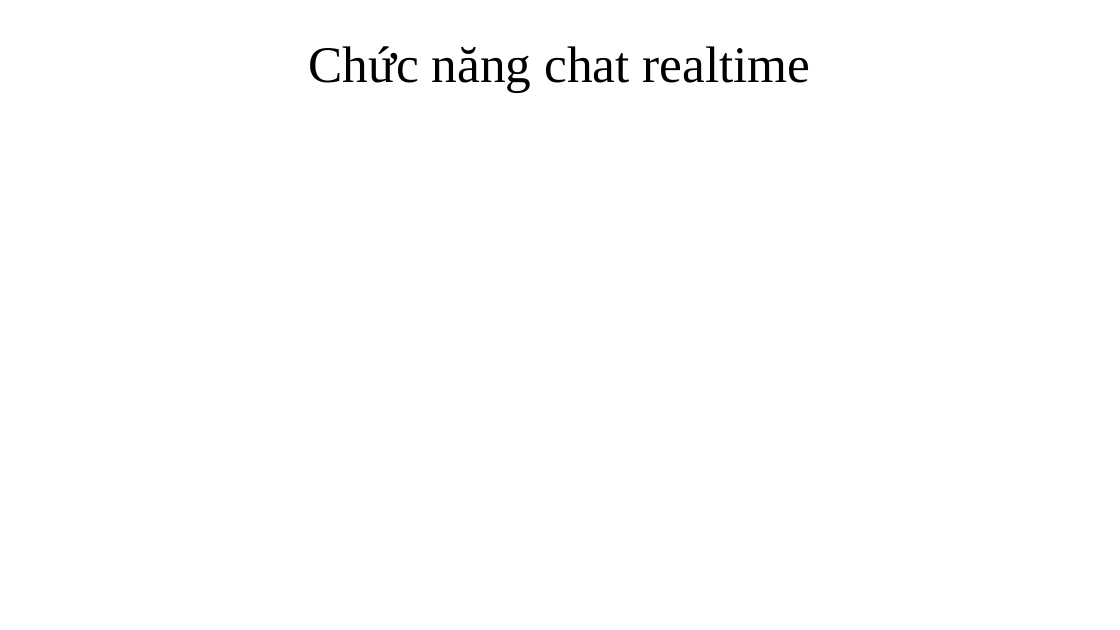
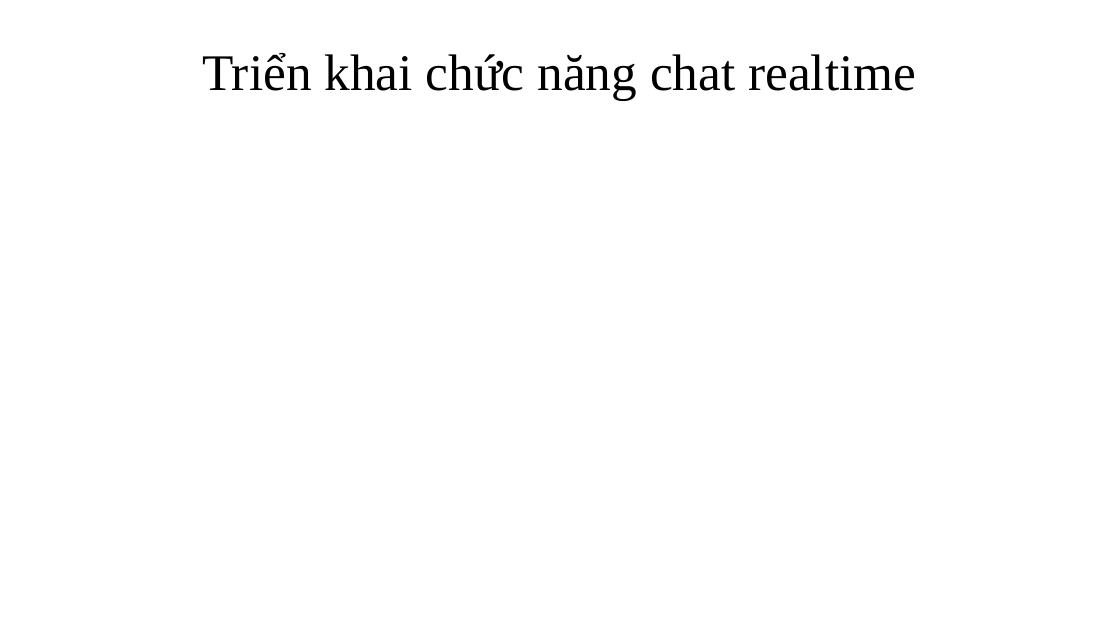
Before and after one commit to ngovanuc/Vietnamese_History_Chatbot, a slide deck: slide 24 of documents/slide bao cao.pptx. Drawn at 1120x630 pixels with LibreOffice and Linux fonts; fonts in the diff are those of the drawing. Boxes give left, top, right and bottom in pixels: in the first picture for what was removed or moved away, otherwise in the second. Text is boxed around its words. In the diff, an @@ line names an element or a change of style, - is before the commit and + after.

```diff
--- a/documents/slide bao cao.pptx
+++ b/documents/slide bao cao.pptx
@@ text "Triển khai chức năng chat ..." at bbox=[202, 53, 916, 101]: vertical alignment top to middle @@
@@ text at bbox=[202, 53, 916, 101]: text changed @@
-Chức năng chat realtime
+Triển khai chức năng chat realtime
```
Also in this commit, not shown: 11 other slides changed, 20 slides added.
